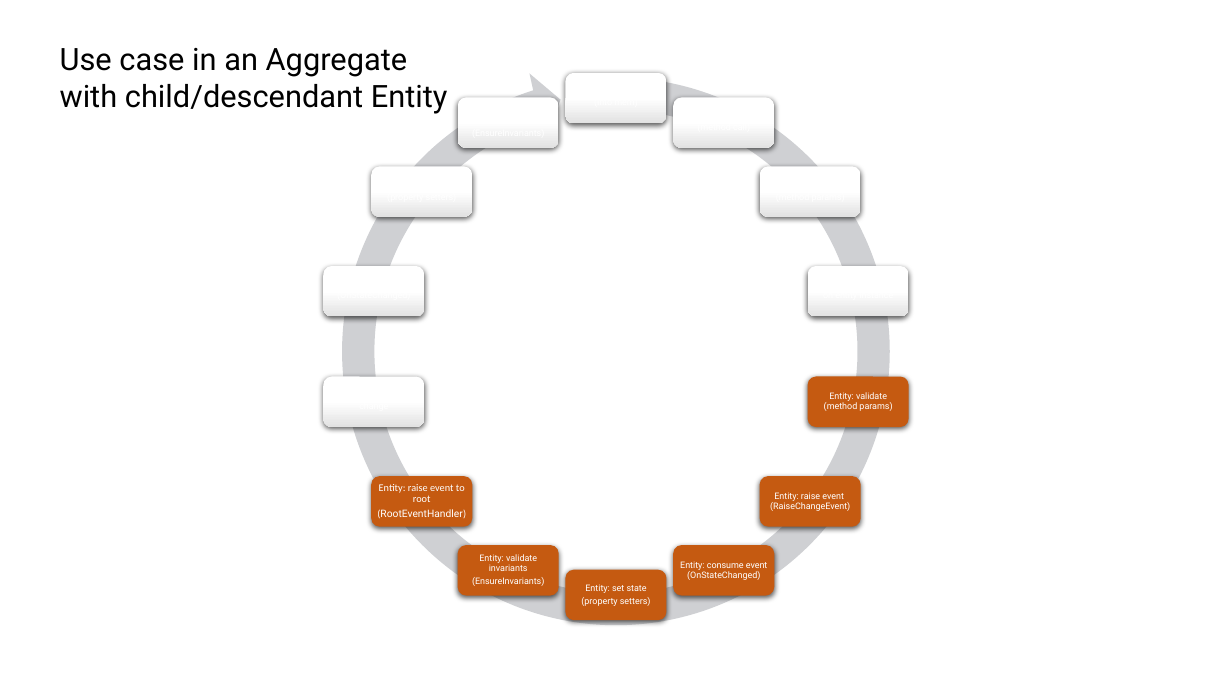
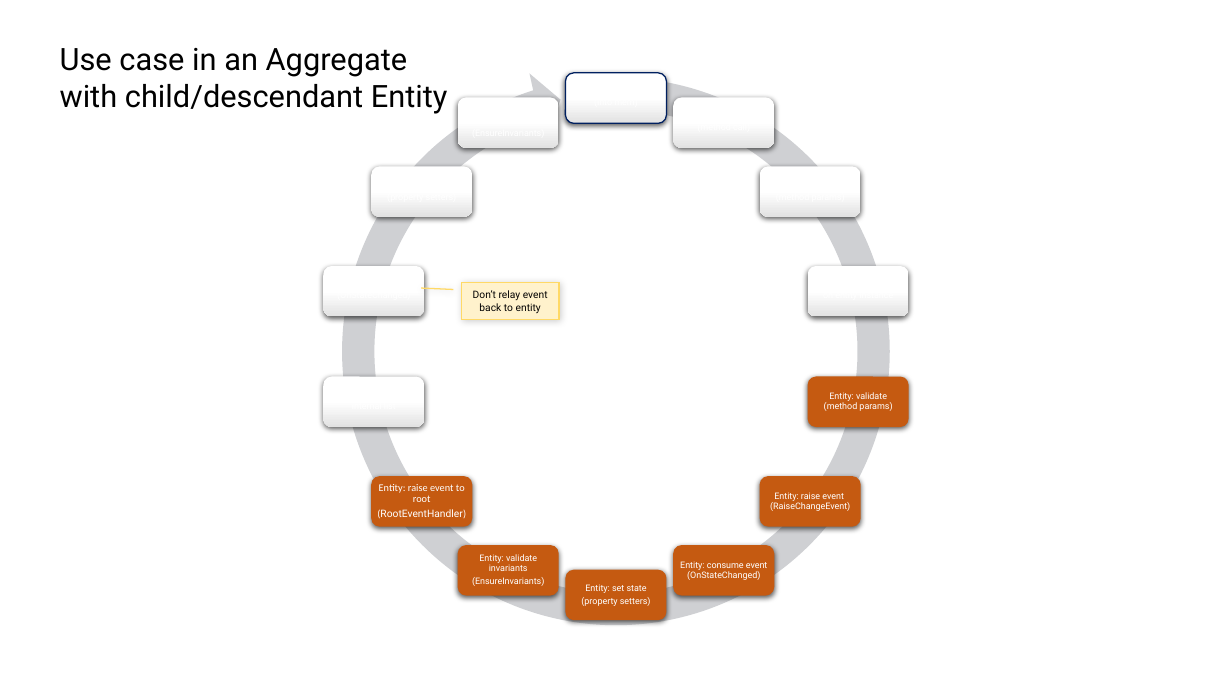
Before and after one commit to jezzsantos/saastack, a slide deck: slide 7 of docs/images/Sources.pptx. Drawn at 1232x693 pixels with LibreOffice and Linux fonts; fonts in the diff are those of the drawing. Boxes give left, top, right and bottom in pixels: in the first picture for what was removed or moved away, otherwise in the second. Text is boxed around its words. In the diff, an @@ line names an element or a change of style, - is before the commit and + after.

Commit message:
Fixed docs for entity and aggregates

```diff
--- a/docs/images/Sources.pptx
+++ b/docs/images/Sources.pptx
@@ rounded rectangle at [566,73,666,124]: outline none to #002060 1 pt @@
@@ border callout added at [462,283,559,320], fill #FFF2CC, outline #FFD966 1 pt, 8 pt, text #000000 @@
+Don’t relay event back to entity
```
Also in this commit, not shown: 1 other slide changed, 3 other files.
